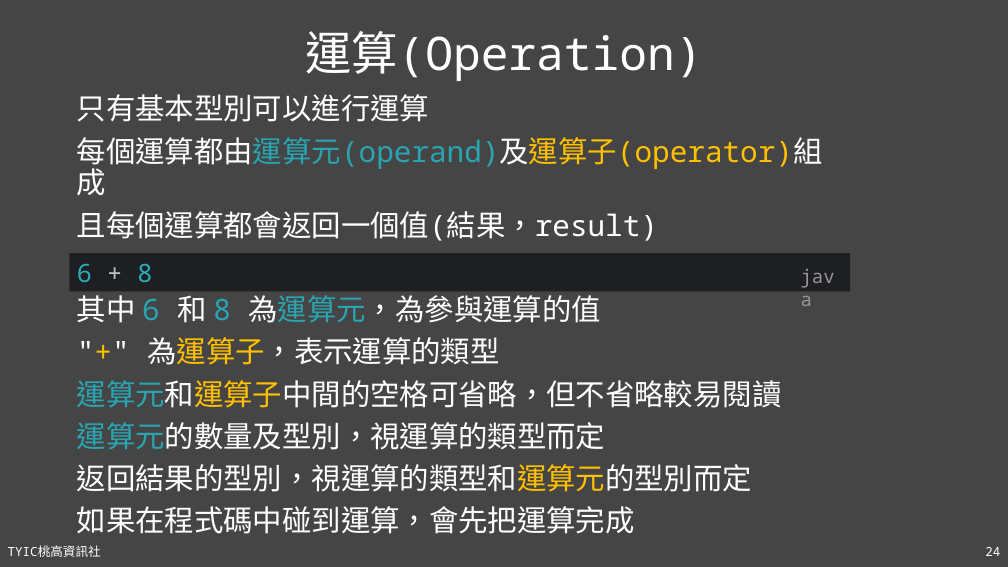
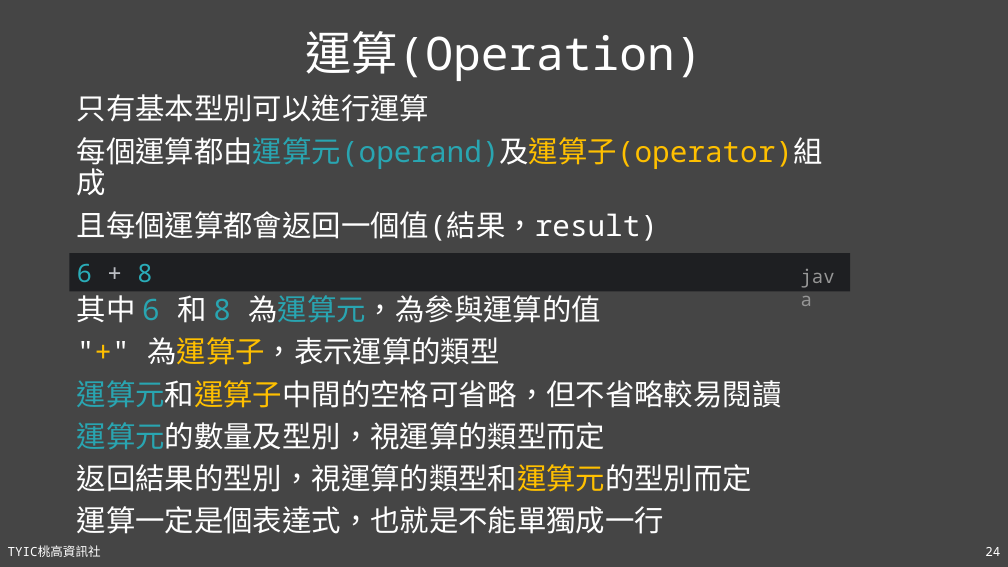
Before and after one commit to TYSHIC/slides, a slide deck: slide 24 of powerpoint/04_初探Java.pptx. Drawn at 1008x567 pixels with LibreOffice and Linux fonts; fonts in the diff are those of the drawing. Boxes give left, top, right and bottom in pixels: in the first picture for what was removed or moved away, otherwise in the second. Text is boxed around its words. In the diff, an @@ line names an element or a change of style, - is before the commit and + after.

Commit message:
04_boolean_operation

```diff
--- a/powerpoint/04_初探Java.pptx
+++ b/powerpoint/04_初探Java.pptx
@@ text at [77, 506, 664, 534]: text changed @@
-如果在程式碼中碰到運算，會先把運算完成
+運算一定是個表達式，也就是不能單獨成一行
```
Also in this commit, not shown: 6 other slides changed, 4 slides added, 4 other files.
